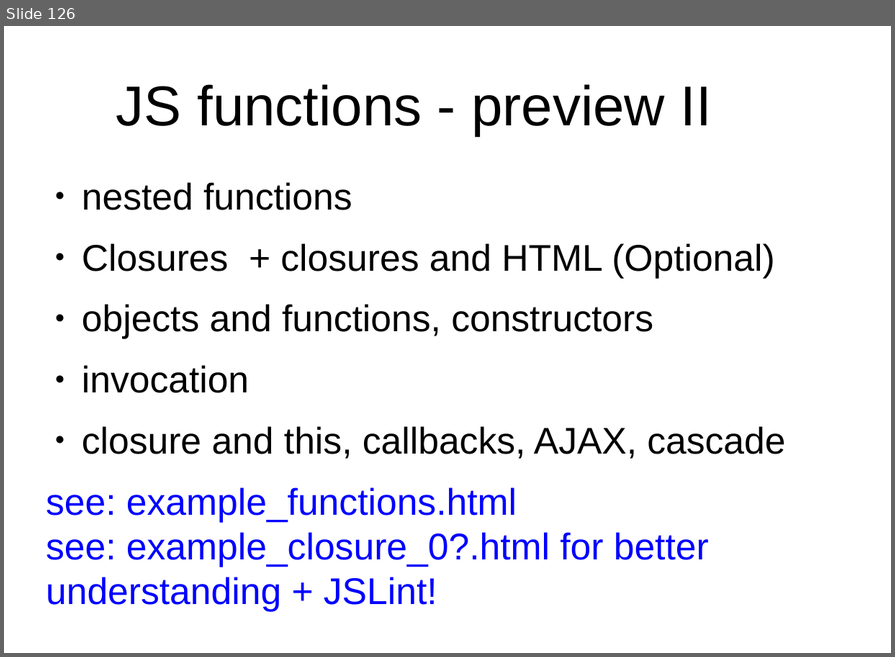
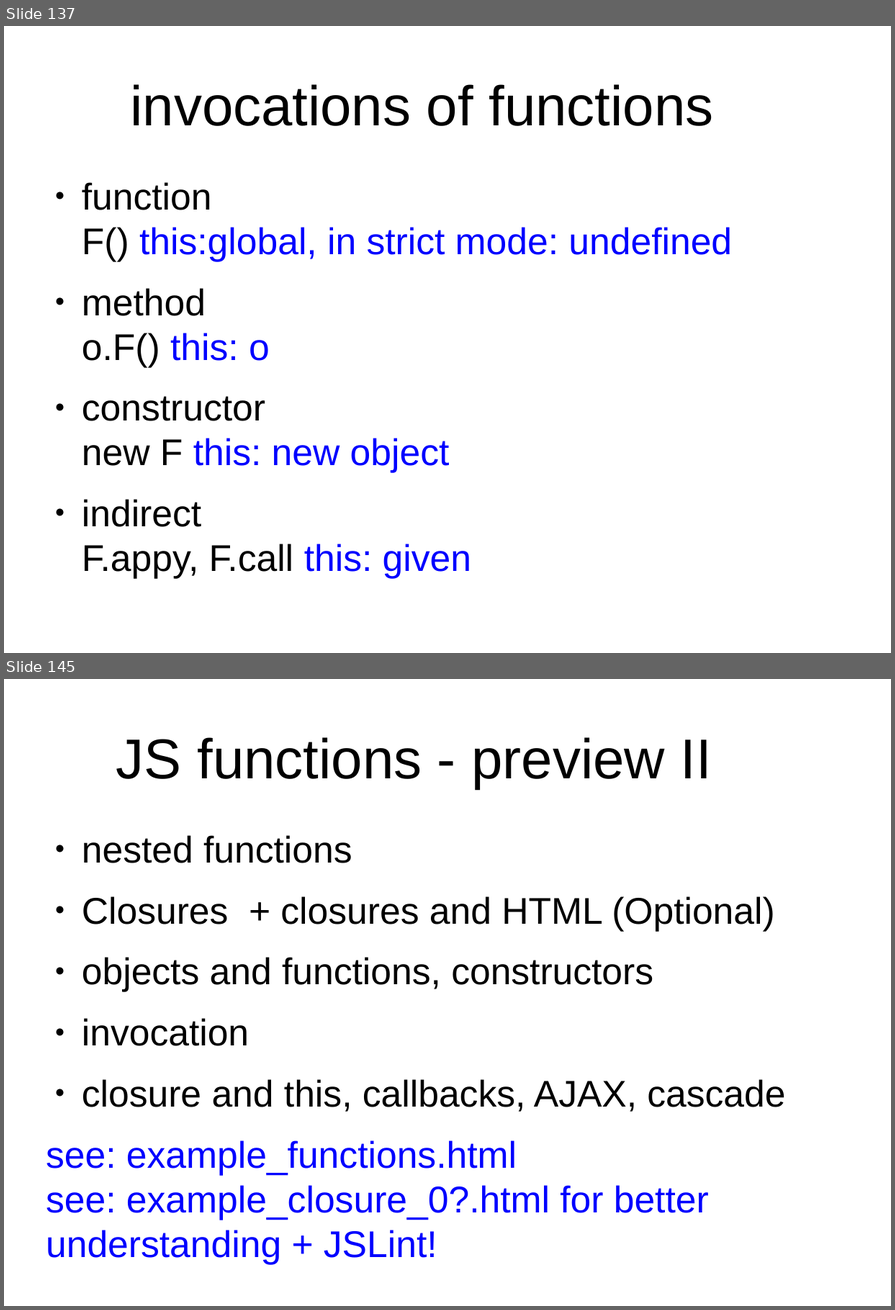
Before and after one commit to peterborkuti/other, a slide deck: JavaScriptBasics/jsbasics-slide.odp. Shown one above the other, each under a label of ours: slide 126 before the commit, slides 137 and 145 after it; the slides between them are not shown. The pictures are 895x657 and 895x1310 pixels, drawn with LibreOffice and Linux fonts; fonts in the diff are those of the drawing; background and template pictures are left out. Boxes give left, top, right and bottom in pixels: in the first picture for what was removed or moved away, otherwise in the second. Text is boxed around its words. In the diff, an @@ line names an element or a change of style, - is before the commit and + after.

```diff
--- a/JavaScriptBasics/jsbasics-slide.odp
+++ b/JavaScriptBasics/jsbasics-slide.odp
@@ slide 137 added at (4, 26, 891, 653), background #FFFFFF @@
@@ title added at (130, 84, 713, 126), 53.3 pt, text #000000 @@
+invocations of functions
@@ text added at (82, 182, 732, 579), 35.3 pt, text #0000FF @@
+● function
+  F() this:global, in strict mode: undefined
+● method
+  o.F() this: o
+● constructor
+  new F this: new object
+● indirect
+  F.appy, F.call this: given
@@ what was slide 126 is now slide 145 @@
```
Also in this commit, not shown: 19 other slides added, 1 slide removed, 1 other file.
